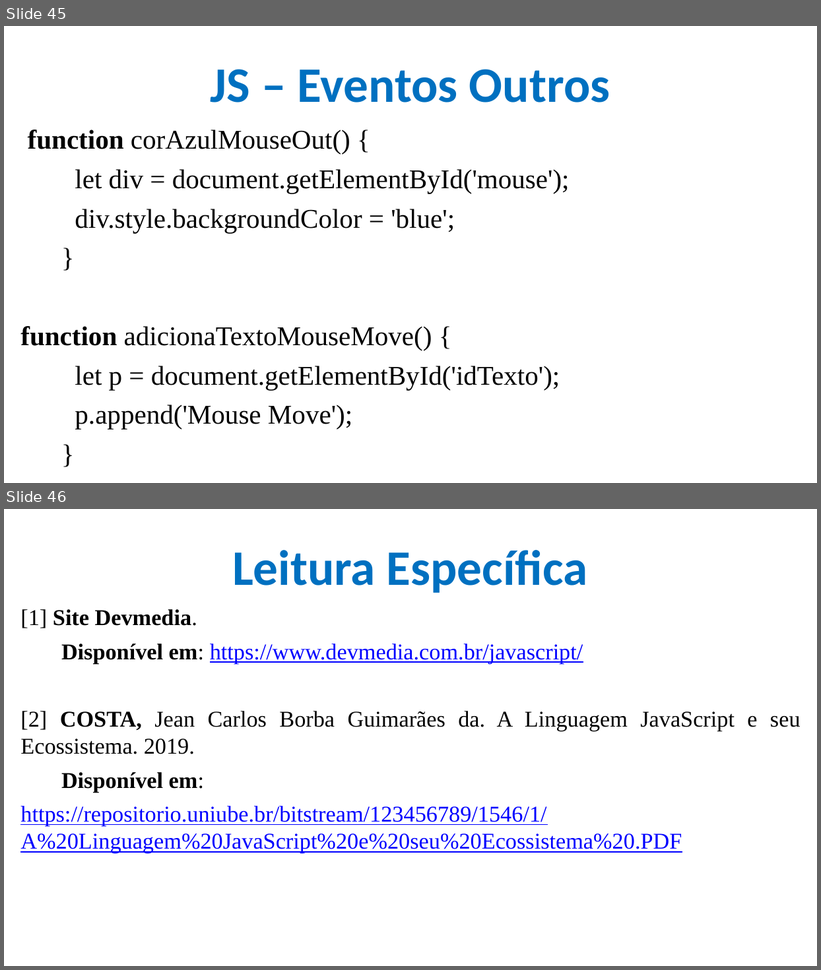
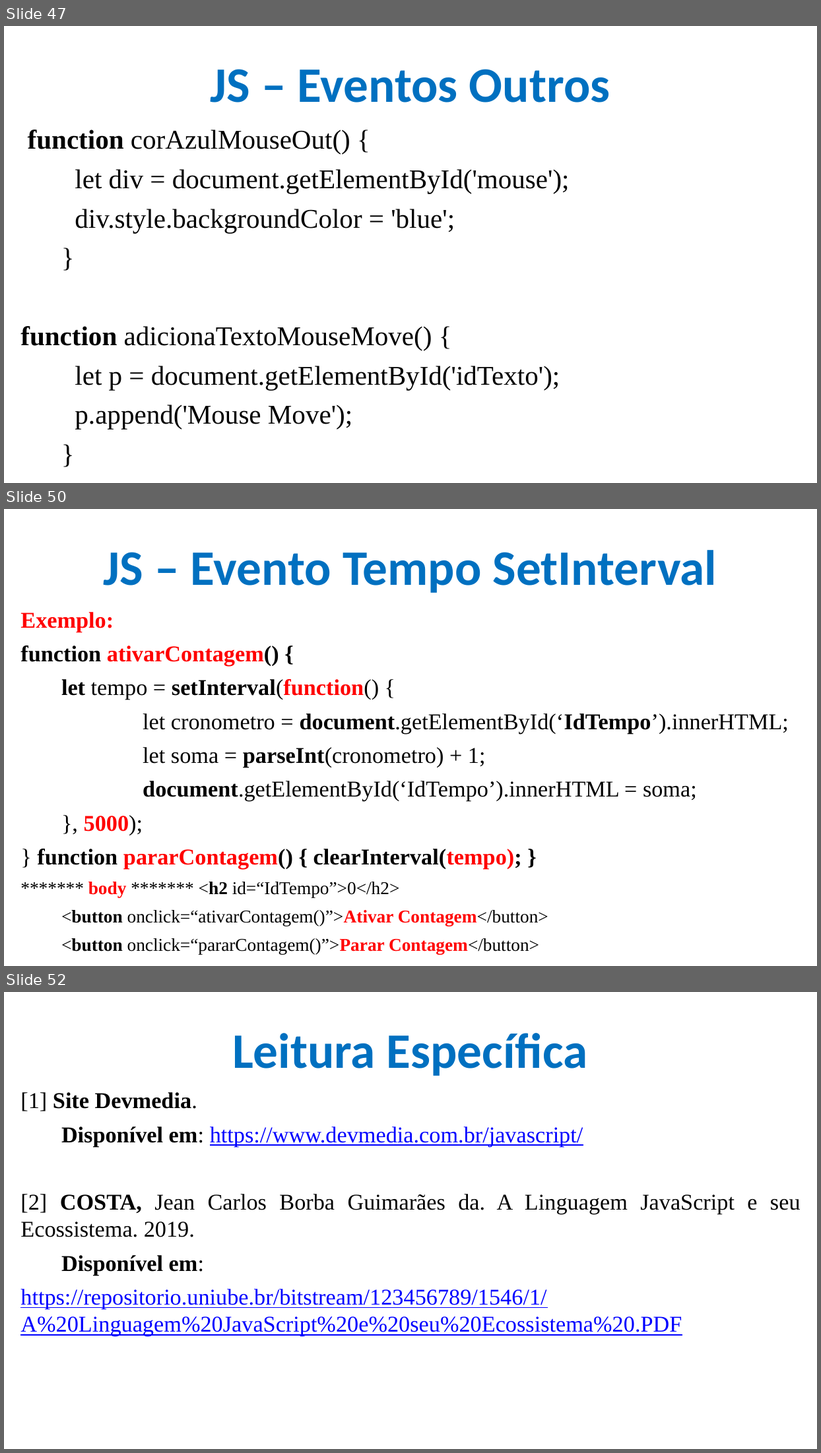
Before and after one commit to CloudEducationBrazil/WydenDesenvolvimentoWebPHP, a slide deck: 01 Classes/Aula 09 Desenvolvimento Web PHP - JS.pptx. Shown one above the other, each under a label of ours: slides 45 and 46 before the commit, slides 47, 50 and 52 after it; the slides between them are not shown. The pictures are 821x970 and 821x1453 pixels, drawn with LibreOffice and Linux fonts; fonts in the diff are those of the drawing; background and template pictures are left out. Boxes give left, top, right and bottom in pixels: in the first picture for what was removed or moved away, otherwise in the second. Text is boxed around its words. In the diff, an @@ line names an element or a change of style, - is before the commit and + after.

```diff
--- a/01 Classes/Aula 09 Desenvolvimento Web PHP - JS.pptx
+++ b/01 Classes/Aula 09 Desenvolvimento Web PHP - JS.pptx
@@ slide 50 added at (x1=4, y1=509, x2=817, y2=966), background picture (left out) @@
@@ title added at (x1=104, y1=550, x2=717, y2=593), 44 pt, text #0070C0, bold @@
+JS – Evento Tempo SetInterval
@@ text added at (x1=20, y1=612, x2=789, y2=955), 20 pt, text #000000 @@
+Exemplo:
+function ativarContagem() {
+let tempo = setInterval(function() {
+let cronometro = document.getElementById(‘IdTempo’).innerHTML;
+let soma = parseInt(cronometro) + 1;
+document.getElementById(‘IdTempo’).innerHTML = soma;
+}, 5000);
+} function pararContagem() { clearInterval(tempo); }
+******* body ******* <h2 id=“IdTempo”>0</h2>
+<button onclick=“ativarContagem()”>Ativar Contagem</button>
+<button onclick=“pararContagem()”>Parar Contagem</button>
@@ what was slide 45 is now slide 47 @@
@@ what was slide 46 is now slide 52 @@
```
Also in this commit, not shown: 7 slides changed, 5 other slides added.
